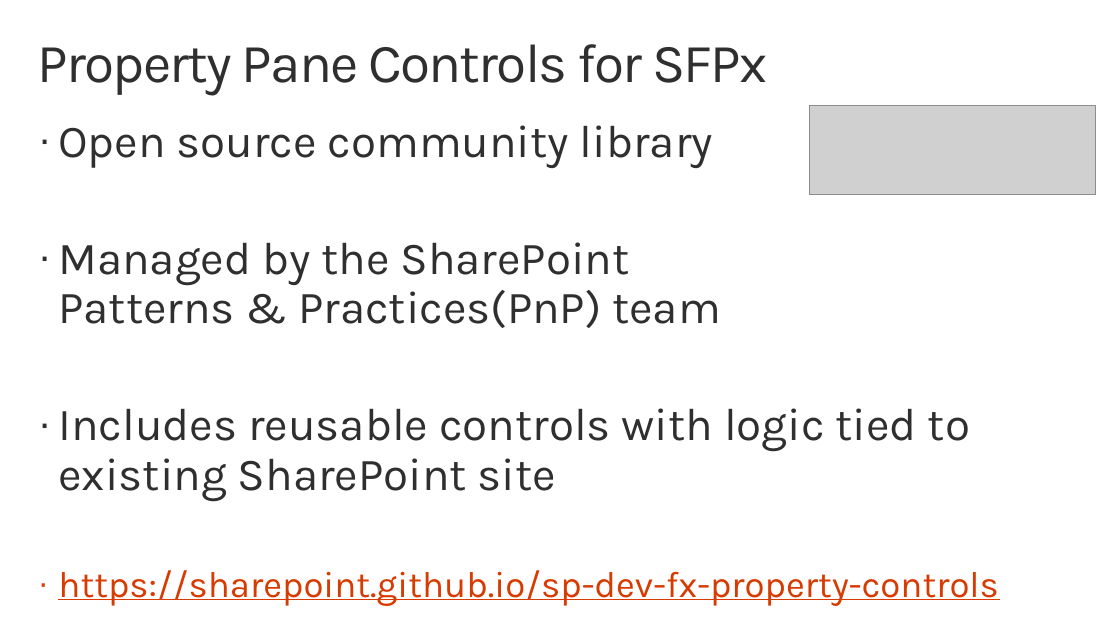
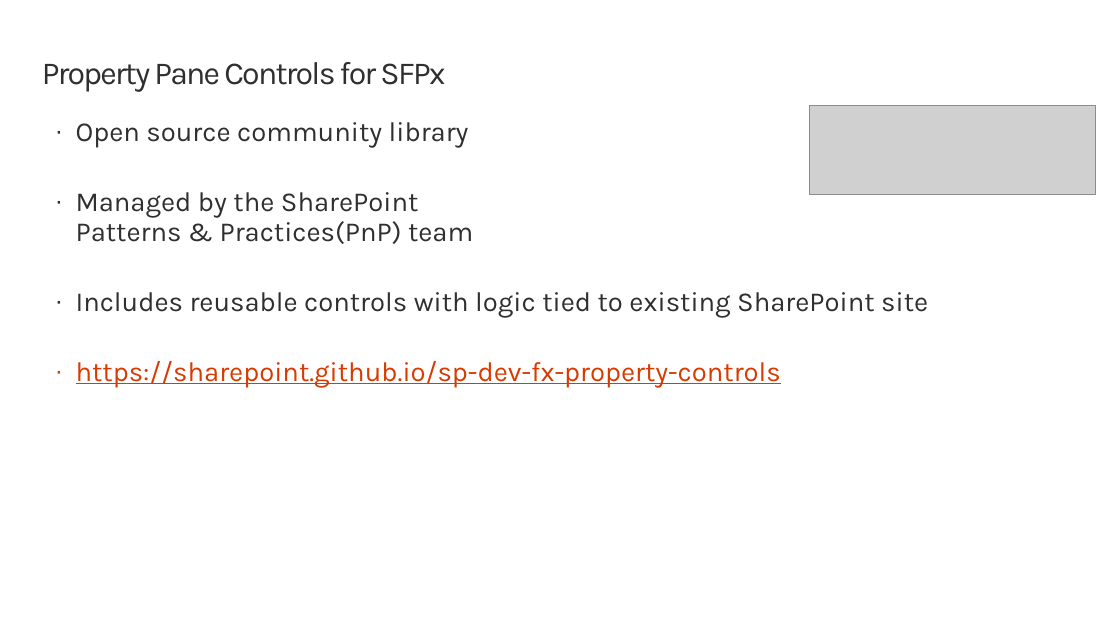
Before and after one commit to SharePoint/sp-dev-training-spfx-webpart-proppane, a slide deck: slide 4 of 03 pnpcontrols.pptx. Drawn at 1120x630 pixels with LibreOffice and Linux fonts; fonts in the diff are those of the drawing; grey boxes stand for pictures; background and template pictures are left out. Boxes give left, top, right and bottom in pixels: in the first picture for what was removed or moved away, otherwise in the second. Text is boxed around its words. In the diff, an @@ line names an element or a change of style, - is before the commit and + after.

```diff
--- a/03 pnpcontrols.pptx
+++ b/03 pnpcontrols.pptx
@@ title "Property Pane Controls for SFPx" moved from (x1=38, y1=44, x2=767, y2=96) to (x1=42, y1=62, x2=445, y2=92) @@
@@ title "Property Pane Controls for SFPx" at (x1=42, y1=62, x2=445, y2=92): size 48 to 28 pt @@
@@ text "Open source community library" moved from (x1=58, y1=125, x2=998, y2=606) to (x1=76, y1=122, x2=928, y2=388) @@
@@ text "Open source community library" at (x1=76, y1=122, x2=928, y2=388): size 40 to 24 pt in "Open source community library", "Managed by the SharePoint Patterns & Practices(PnP) ...", "Includes reusable controls with logic tied to ..."; size 32 to 24 pt in "https://sharepoint.github.io/sp-dev-fx-property-controls"; less space between paragraphs @@
```
Also in this commit, not shown: 3 other slides changed, 2 other files.
